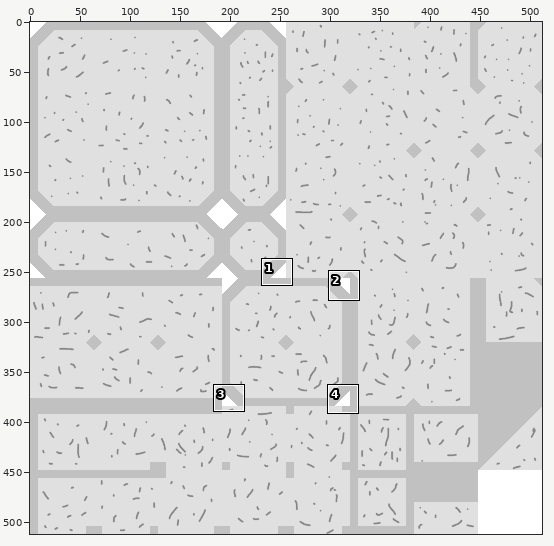
A sprite sheet gets an edit: !!Assets/Sprites/Tilemaps/Asteroid Tilemap.png. Above, an overview of the earlier version with the close-up marked.
Close-up. Earlier state:
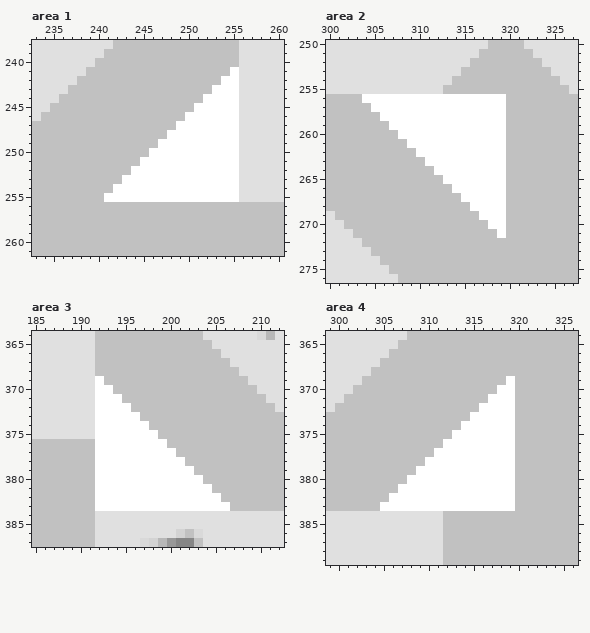
The file is 512x512 pixels. Colours within 5 levels of each other are drawn and written as one. Shown: area 1: x 233..260, y 238..261; area 2: x 300..327, y 250..276; area 3: x 185..212, y 364..387; area 4: x 299..326, y 364..389. The commit also changed other parts of the picture, which this record leaves out.
After:
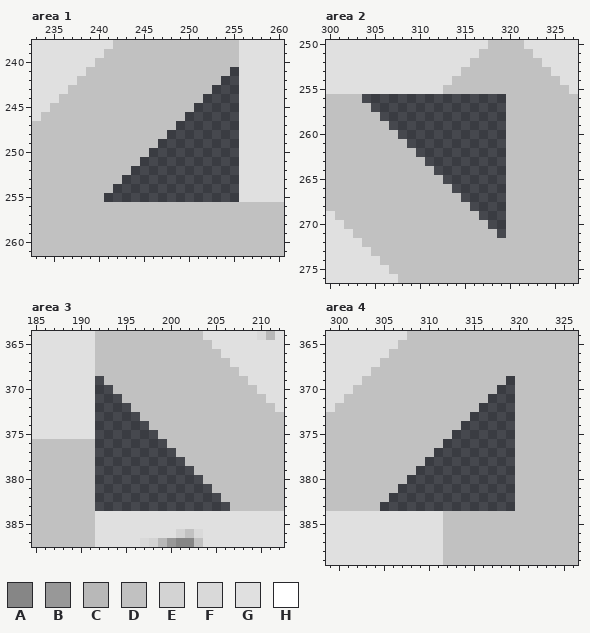
Palette (. is transparent): A #868686  B #989898  C #b8b8b8  D #c1c1c1  E #d3d3d3  F #d9d9d9  G #e0e0e0  H #ffffff
The exact change:
Area 1:
y 241: x 255 H -> .
y 242: x 254..255 HH -> ..
y 243: x 253..255 HHH -> ...
y 244: x 252..255 HHHH -> ....
y 245: x 251..255 HHHHH -> .....
y 246: x 250..255 HHHHHH -> ......
y 247: x 249..255 HHHHHHH -> .......
y 248: x 248..255 HHHHHHHH -> ........
y 249: x 247..255 HHHHHHHHH -> .........
y 250: x 246..255 HHHHHHHHHH -> ..........
y 251: x 245..255 HHHHHHHHHHH -> ...........
y 252: x 244..255 HHHHHHHHHHHH -> ............
y 253: x 243..255 HHHHHHHHHHHHH -> .............
y 254: x 242..255 HHHHHHHHHHHHHH -> ..............
y 255: x 241..255 HHHHHHHHHHHHHHH -> ...............
Area 2:
y 256: x 304..319 HHHHHHHHHHHHHHHH -> ................
y 257: x 305..319 HHHHHHHHHHHHHHH -> ...............
y 258: x 306..319 HHHHHHHHHHHHHH -> ..............
y 259: x 307..319 HHHHHHHHHHHHH -> .............
y 260: x 308..319 HHHHHHHHHHHH -> ............
y 261: x 309..319 HHHHHHHHHHH -> ...........
y 262: x 310..319 HHHHHHHHHH -> ..........
y 263: x 311..319 HHHHHHHHH -> .........
y 264: x 312..319 HHHHHHHH -> ........
y 265: x 313..319 HHHHHHH -> .......
y 266: x 314..319 HHHHHH -> ......
y 267: x 315..319 HHHHH -> .....
y 268: x 316..319 HHHH -> ....
y 269: x 317..319 HHH -> ...
y 270: x 318..319 HH -> ..
y 271: x 319 H -> .
Area 3:
y 369: x 192 H -> .
y 370: x 192..193 HH -> ..
y 371: x 192..194 HHH -> ...
y 372: x 192..195 HHHH -> ....
y 373: x 192..196 HHHHH -> .....
y 374: x 192..197 HHHHHH -> ......
y 375: x 192..198 HHHHHHH -> .......
y 376: x 192..199 HHHHHHHH -> ........
y 377: x 192..200 HHHHHHHHH -> .........
y 378: x 192..201 HHHHHHHHHH -> ..........
y 379: x 192..202 HHHHHHHHHHH -> ...........
y 380: x 192..203 HHHHHHHHHHHH -> ............
y 381: x 192..204 HHHHHHHHHHHHH -> .............
y 382: x 192..205 HHHHHHHHHHHHHH -> ..............
y 383: x 192..206 HHHHHHHHHHHHHHH -> ...............
Area 4:
y 369: x 319 H -> .
y 370: x 318..319 HH -> ..
y 371: x 317..319 HHH -> ...
y 372: x 316..319 HHHH -> ....
y 373: x 315..319 HHHHH -> .....
y 374: x 314..319 HHHHHH -> ......
y 375: x 313..319 HHHHHHH -> .......
y 376: x 312..319 HHHHHHHH -> ........
y 377: x 311..319 HHHHHHHHH -> .........
y 378: x 310..319 HHHHHHHHHH -> ..........
y 379: x 309..319 HHHHHHHHHHH -> ...........
y 380: x 308..319 HHHHHHHHHHHH -> ............
y 381: x 307..319 HHHHHHHHHHHHH -> .............
y 382: x 306..319 HHHHHHHHHHHHHH -> ..............
y 383: x 305..319 HHHHHHHHHHHHHHH -> ...............
Boxes around the changes in both close-ups, in picture pixels (x1, y1, x2, y2):
erased: (104, 67, 239, 202)
erased: (362, 94, 506, 238)
erased: (95, 376, 230, 511)
erased: (380, 376, 515, 511)
